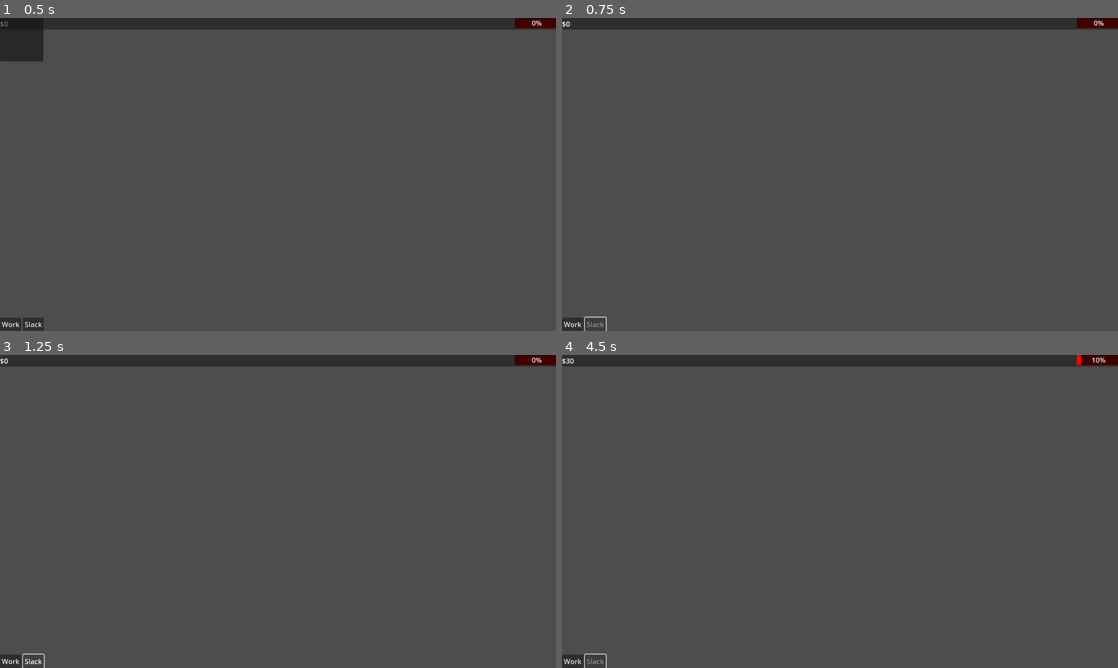
Above: before the commit, frames 1-4 (two rows, left to right).
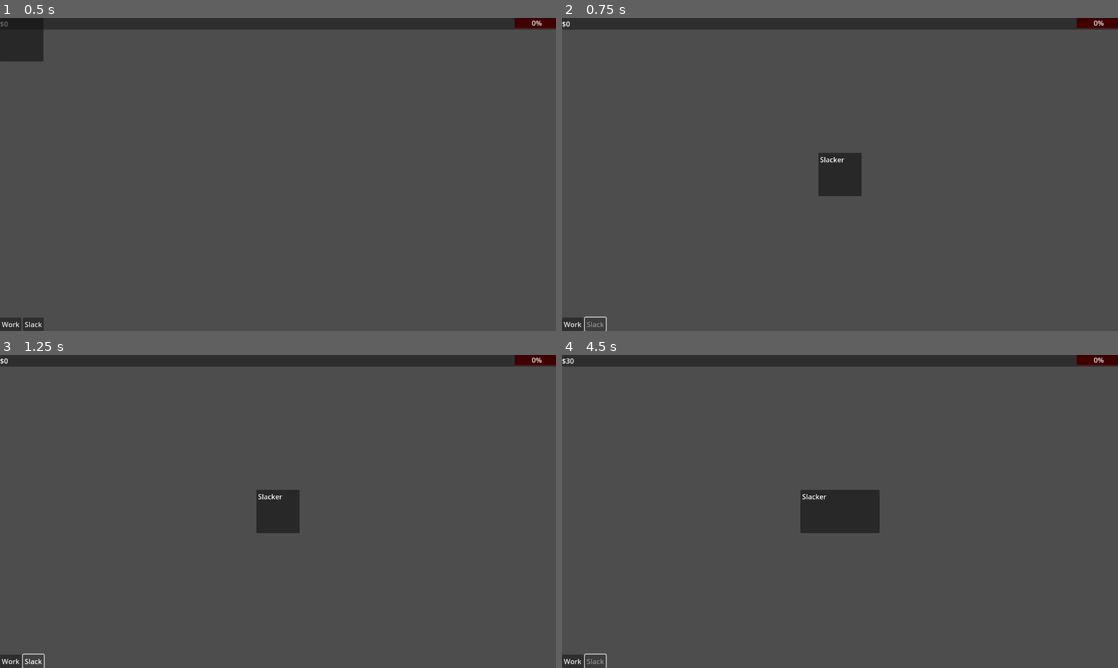
Above: after the commit, the same moments.

Repository: lmchoi/alt-f-this
Game: Godot game, scene res://scenes/game_ui.tscn
Same seed, same stepped clock (60 frames per second), same inputs: the game is played once before the commit and once after it.
Inputs:
- Up to frame 1 (0.5 s): no input
- Up to frame 2 (0.75 s): click "Slack" at 0.5 s
- Up to frame 3 (1.25 s): no input
- Up to frame 4 (4.5 s): click "Work" at 1.25 s; click "Work" at 2 s; click "Slack" at 2.75 s; click "Work" at 3.5 s; click "Slack" at 4.25 s

Frame 1 is identical in both runs. In frame 2, 1.1% of the frame differs, in the area x 46-54%, y 43-57%; in frame 3, 1.1%; in frame 4, 2.0%, in the area x 42-98%, y 0-57%.
Error before the commit: Invalid call. Nonexistent function 'increase_chaos' in base 'Node (game_manager.gd)'. (res://scenes/game_ui.gd:21)

Commit message:
Move slack logic to game manager

Diff:
--- a/autoloads/game_manager.gd
+++ b/autoloads/game_manager.gd
@@ -31,3 +31,9 @@
 		chaos += event_result.chaos
 
 	event_occurred.emit(event_result)
+
+func slack_off():
+	chaos -= 10
+
+	var event_result := {"text": "Slacker", "money": 0, "chaos": 0}
+	event_occurred.emit(event_result)
--- a/scenes/game_ui.gd
+++ b/scenes/game_ui.gd
@@ -16,10 +16,7 @@
 	GameManager.do_work()
 
 func _on_slack_button_pressed():
-	# TODO more generic function to update chaos
-	# TODO can't go below 0
-	GameManager.increase_chaos(-10)
-	$EventPopup.show_event("Slacker")
+	GameManager.slack_off()
 
 func _update_chaos_level(new_amount: int):
 	chaos_bar.value = new_amount
